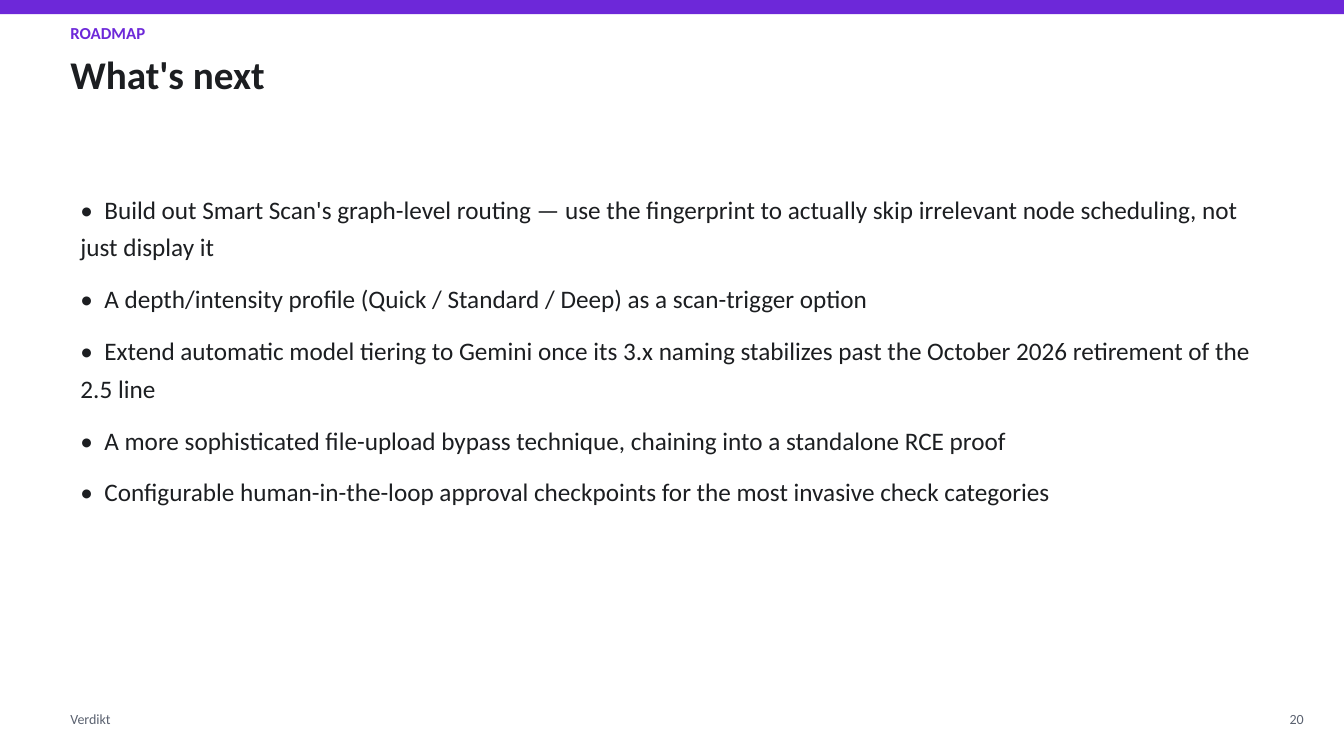
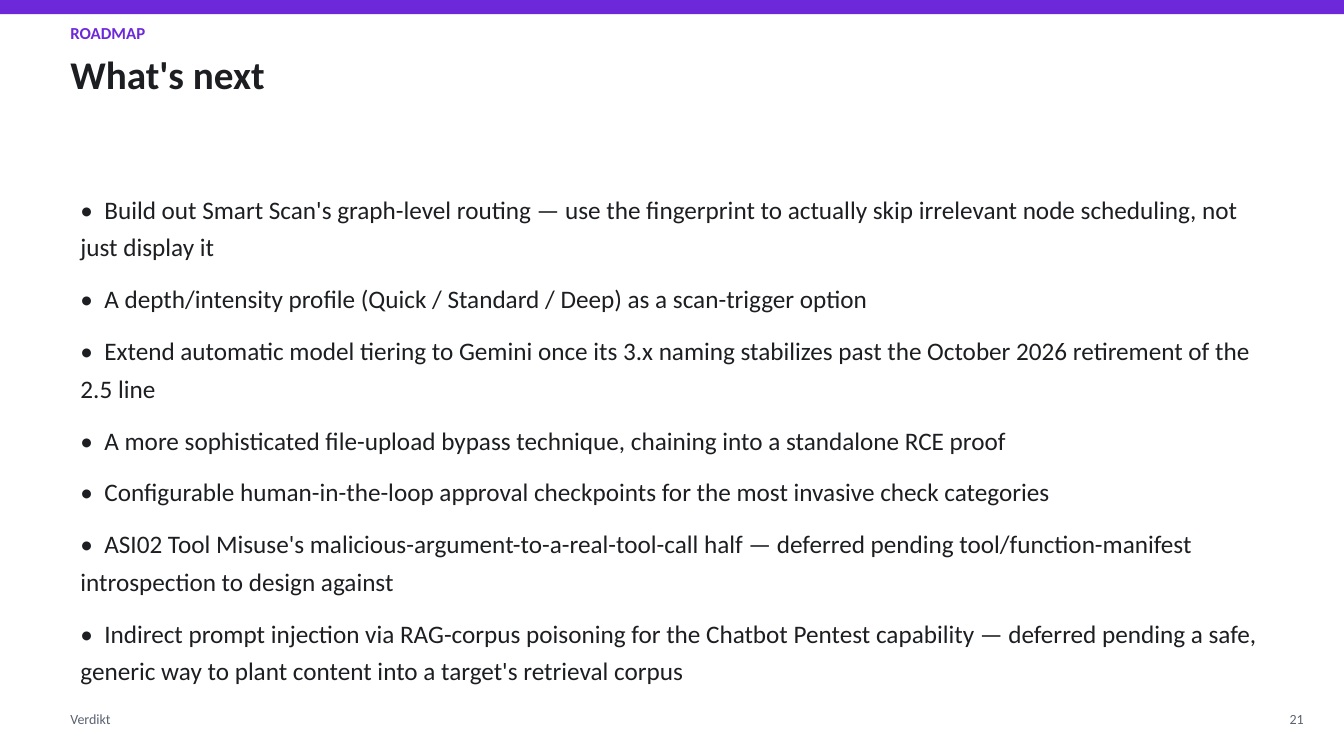
Before and after one commit to mudigondabhanu85/verdikt, a slide deck: slide 21 of docs/architecture-overview/Verdikt_Presentation.pptx (slide 20 before the commit). Drawn at 1344x756 pixels with LibreOffice and Linux fonts; fonts in the diff are those of the drawing. Boxes give left, top, right and bottom in pixels: in the first picture for what was removed or moved away, otherwise in the second. Text is boxed around its words. In the diff, an @@ line names an element or a change of style, - is before the commit and + after.

```diff
--- a/docs/architecture-overview/Verdikt_Presentation.pptx
+++ b/docs/architecture-overview/Verdikt_Presentation.pptx
@@ text at <box>80,535,1257,685</box>: paragraphs added @@
+• ASI02 Tool Misuse's malicious-argument-to-a-real-tool-call half — deferred pending tool/function-manifest introspection to design against
+• Indirect prompt injection via RAG-corpus poisoning for the Chatbot Pentest capability — deferred pending a safe, generic way to plant content into a target's retrieval corpus
@@ text at <box>1290,715,1304,724</box>: text changed @@
-20
+21
```
Also in this commit, not shown: 8 other slides changed, 1 slide added, 9 other files.
